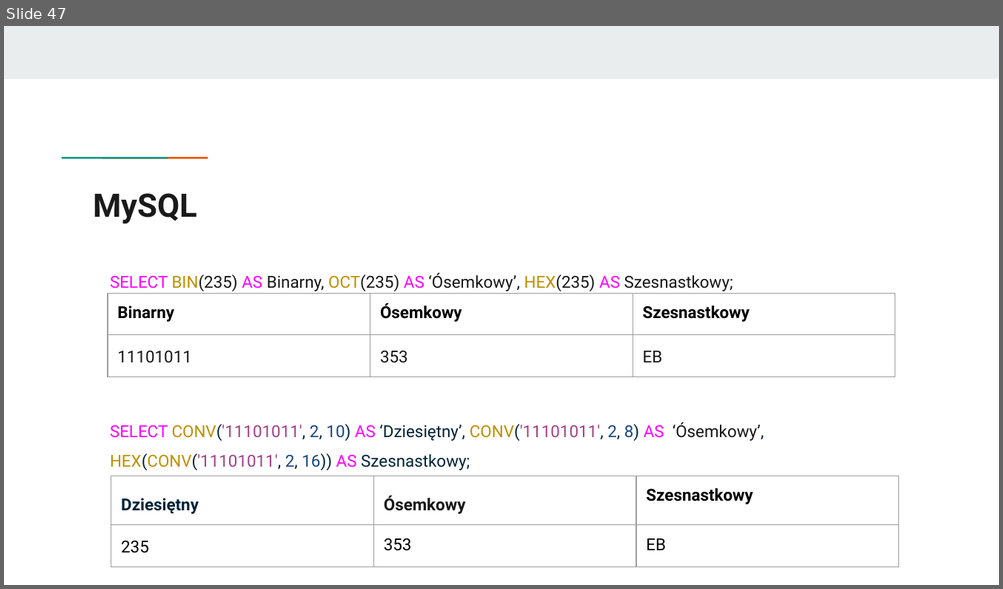
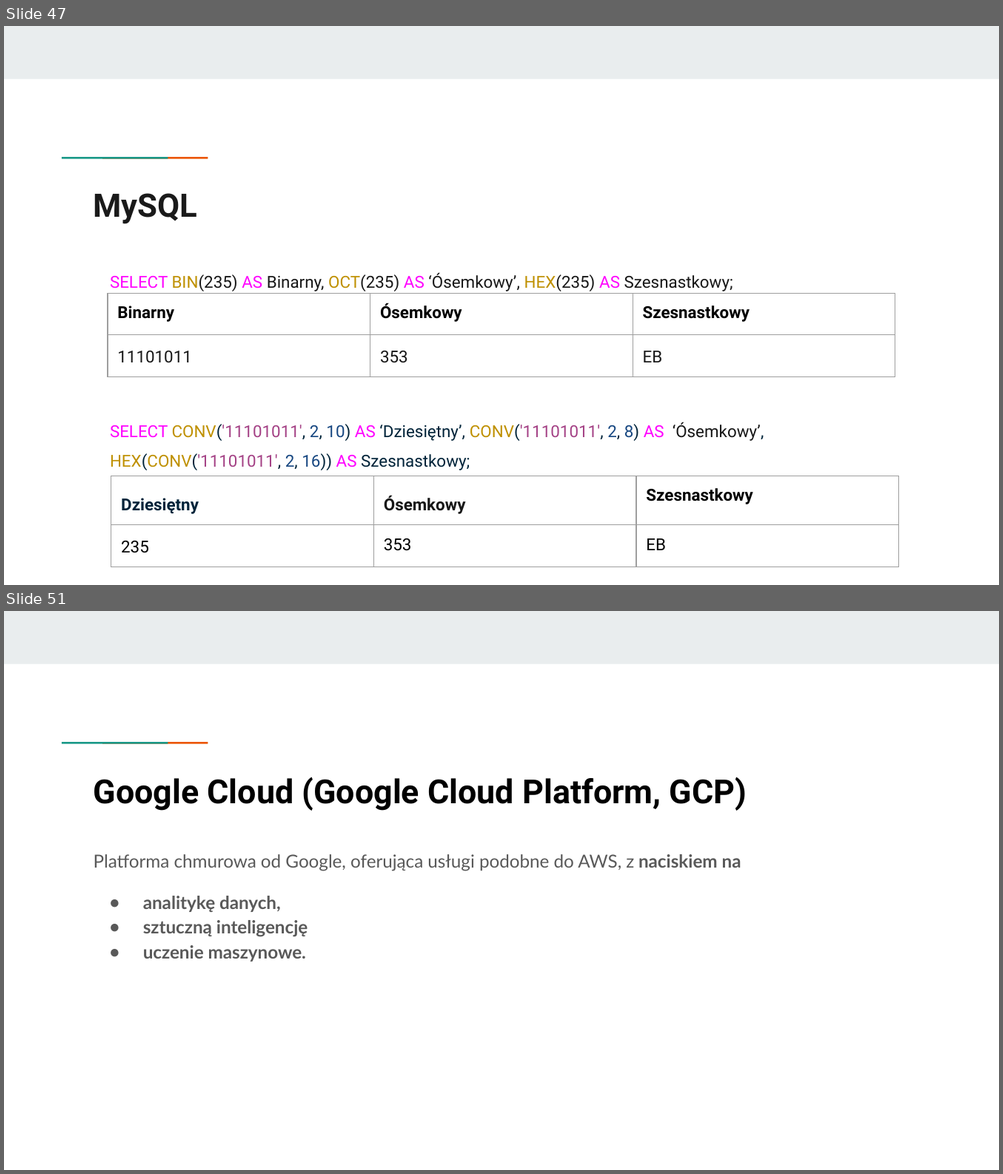
Before and after one commit to KasiaKasia/PRZEDMIOTY, a slide deck: ZASTOSOWANIE_INFORMATYKI/1A-gr_2/Zastosowanie informatyki - 1A gr. 2.pptx. Shown one above the other, each under a label of ours: slide 47 before the commit, slides 47 and 51 after it; the slides between them are not shown. The pictures are 1003x589 and 1003x1174 pixels, drawn with LibreOffice and Linux fonts; fonts in the diff are those of the drawing. Boxes give left, top, right and bottom in pixels: in the first picture for what was removed or moved away, otherwise in the second. Text is boxed around its words. In the diff, an @@ line names an element or a change of style, - is before the commit and + after.

```diff
--- a/ZASTOSOWANIE_INFORMATYKI/1A-gr_2/Zastosowanie informatyki - 1A gr. 2.pptx
+++ b/ZASTOSOWANIE_INFORMATYKI/1A-gr_2/Zastosowanie informatyki - 1A gr. 2.pptx
@@ slide 51 added at (4,611,999,1170), background #FFFFFF; not listed: 3 template elements that a slide beside it also shows @@
@@ title added at (94,777,747,811), 24 pt, text #000000, bold @@
+Google Cloud (Google Cloud Platform, GCP)
@@ text added at (94,854,741,962), 13 pt, text #595959, bold @@
+Platforma chmurowa od Google, oferująca usługi podobne do AWS, z naciskiem na
+● analitykę danych,
+● sztuczną inteligencję
+● uczenie maszynowe.
```
Also in this commit, not shown: 6 other slides added, 1 other file.
